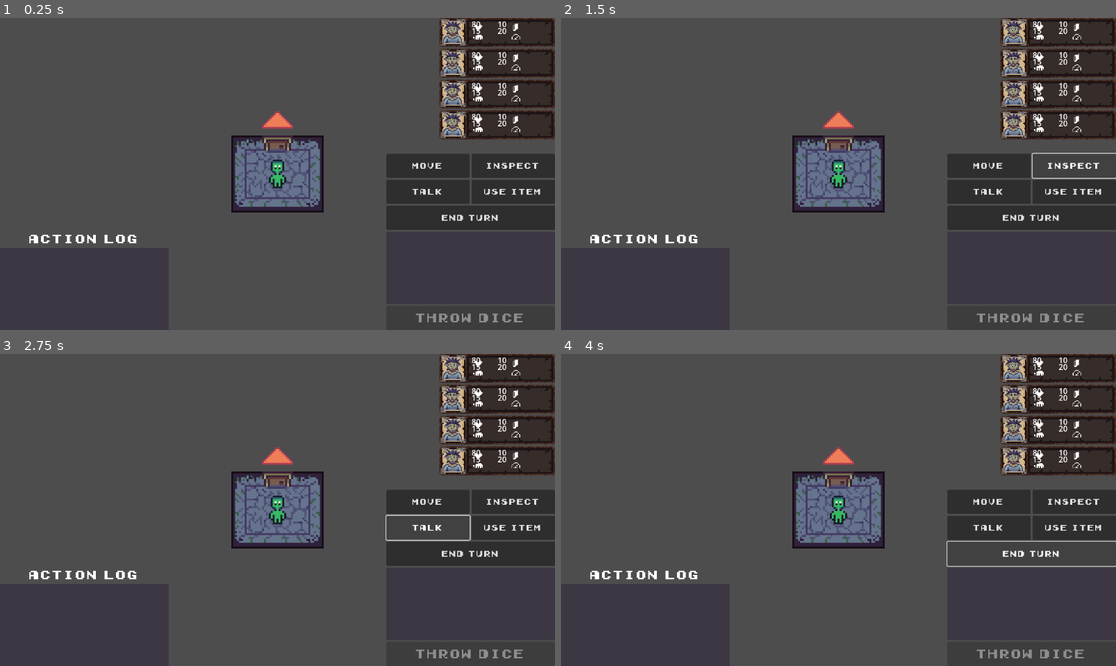
Above: before the commit, frames 1-4 (two rows, left to right).
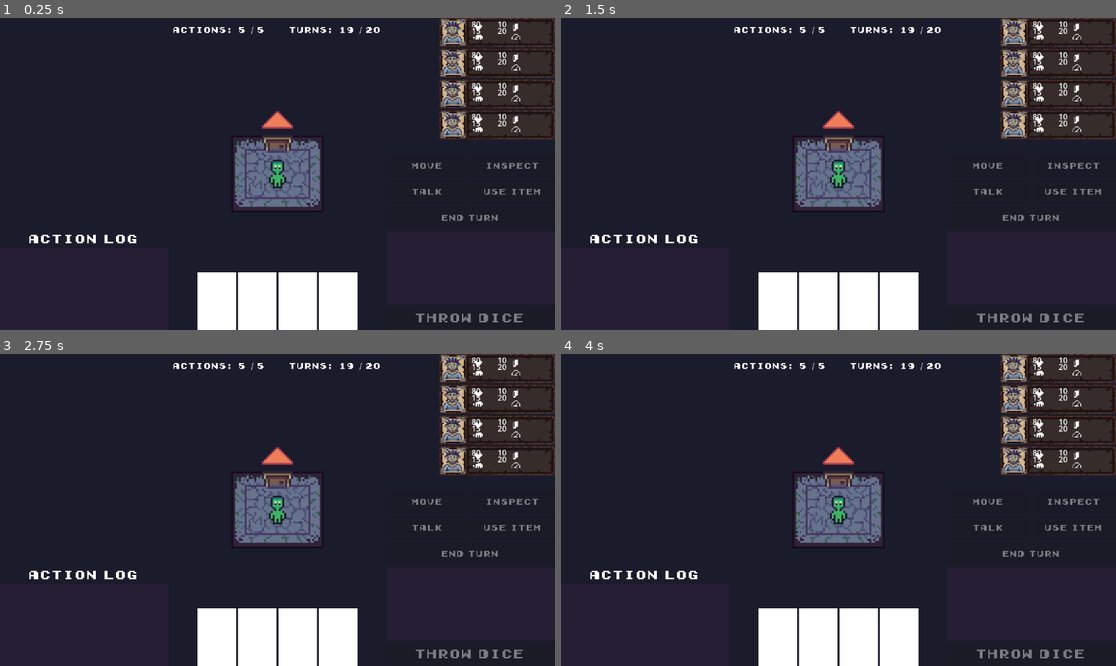
Above: after the commit, the same moments.

Repository: MaPiyoju/TrustNoOne
Game: Godot game, scene res://scenes/level_1.tscn
The game is run twice, just before and just after one commit, with the same random seed, the same clock (stepped at 60 frames per second) and the same inputs. The project has no main scene, so this scene is started directly.
Inputs (mouse positions are in pixels of both pictures, inside the frame that each line leads up to):
- Up to frame 1 (0.25 s): no input
- Up to frame 2 (1.5 s): click (988, 164) at 0.5 s, where only the run before the commit has a clickable "Move"; click (1071, 164) at 1.25 s, where only the run before the commit has a clickable "Inspect"
- Up to frame 3 (2.75 s): click (427, 528) at 2 s, where only the run before the commit has a clickable "Talk"
- Up to frame 4 (4 s): click (1071, 528) at 2.75 s, where only the run before the commit has a clickable "Use item"; click (1032, 553) at 3.5 s, where only the run before the commit has a clickable "End turn"

The runs differ from the first frame. In frame 1, 66% of the frame differs, in the area x 0-100%, y 0-100%; in frame 2, 67%; in frame 3, 67%; in frame 4, 68%.

Commit message:
Update level 1 mechanics

Diff:
--- a/trustnoone/project.godot
+++ b/trustnoone/project.godot
@@ -14,8 +14,13 @@
 config/features=PackedStringArray("4.4", "Forward Plus")
 config/icon="res://icon.svg"
 
+[autoload]
+
+GlobalContext="*res://scripts/global_context.gd"
+
 [rendering]
 
 textures/canvas_textures/default_texture_filter=0
 textures/decals/filter=0
 textures/light_projectors/filter=0
+environment/defaults/default_clear_color=Color(0.101961, 0.109804, 0.172549, 1)
--- a/trustnoone/resources/item.gd
+++ b/trustnoone/resources/item.gd
@@ -6,3 +6,6 @@
 @export var description	: String
 @export var effect: String
 @export var effect_value: String
+@export var dice_condition: int
+@export var min_knowledge: int
+@export var threshold: float
--- /dev/null
+++ b/trustnoone/resources/items/dagger.tres
@@ -0,0 +1,15 @@
+[gd_resource type="Resource" script_class="ItemRes" load_steps=2 format=3 uid="uid://cr33dopc5vto"]
+
+[ext_resource type="Script" uid="uid://beejdb5dcjh44" path="res://resources/item.gd" id="1_mkiuy"]
+
+[resource]
+script = ExtResource("1_mkiuy")
+name = "dagger"
+item_pic = ""
+description = "Apuñala a tus amigos"
+effect = "0"
+effect_value = "2"
+dice_condition = 0
+min_knowledge = 3
+threshold = 0.5
+metadata/_custom_type_script = "uid://beejdb5dcjh44"
--- a/trustnoone/resources/room.gd
+++ b/trustnoone/resources/room.gd
@@ -8,3 +8,4 @@
 @export var connections: Array[int]
 @export var room_type: RoomType.RoomEnum
 @export var room_threshold: float
+@export var item: ItemRes
--- a/trustnoone/scenes/action_canvas_ctrl.tscn
+++ b/trustnoone/scenes/action_canvas_ctrl.tscn
@@ -1,10 +1,22 @@
-[gd_scene load_steps=2 format=3 uid="uid://b4m54ua8ishvm"]
+[gd_scene load_steps=8 format=3 uid="uid://b4m54ua8ishvm"]
 
+[ext_resource type="Script" uid="uid://cukuh36kkweo3" path="res://scripts/level_controller/action_controller.gd" id="1_omlyc"]
 [ext_resource type="FontFile" uid="uid://cnbhdxi81hf6w" path="res://ui/Early GameBoy.ttf" id="1_sp2st"]
+
+[sub_resource type="StyleBoxEmpty" id="StyleBoxEmpty_673sj"]
+
+[sub_resource type="StyleBoxEmpty" id="StyleBoxEmpty_e77a7"]
+
+[sub_resource type="StyleBoxEmpty" id="StyleBoxEmpty_omlyc"]
+
+[sub_resource type="StyleBoxEmpty" id="StyleBoxEmpty_8lv1d"]
+
+[sub_resource type="StyleBoxEmpty" id="StyleBoxEmpty_abd8a"]
 
 [node name="ActionCanvas" type="CanvasLayer"]
 offset = Vector2(0, 60)
 transform = Transform2D(1, 0, 0, 1, 0, 60)
+script = ExtResource("1_omlyc")
 
 [node name="MarginContainer" type="MarginContainer" parent="."]
 custom_minimum_size = Vector2(350, 204)
@@ -31,28 +43,39 @@
 custom_minimum_size = Vector2(173, 50)
 layout_mode = 2
 theme_override_fonts/font = ExtResource("1_sp2st")
+theme_override_styles/focus = SubResource("StyleBoxEmpty_673sj")
 text = "Move"
 
 [node name="btnInspect" type="Button" parent="MarginContainer/VBoxContainer/GridContainer"]
 custom_minimum_size = Vector2(173, 50)
 layout_mode = 2
 theme_override_fonts/font = ExtResource("1_sp2st")
+theme_override_styles/focus = SubResource("StyleBoxEmpty_e77a7")
 text = "Inspect"
 
 [node name="btnTalk" type="Button" parent="MarginContainer/VBoxContainer/GridContainer"]
 custom_minimum_size = Vector2(150, 50)
 layout_mode = 2
 theme_override_fonts/font = ExtResource("1_sp2st")
+theme_override_styles/focus = SubResource("StyleBoxEmpty_omlyc")
 text = "Talk	"
 
 [node name="btnUseItem" type="Button" parent="MarginContainer/VBoxContainer/GridContainer"]
 custom_minimum_size = Vector2(150, 50)
 layout_mode = 2
 theme_override_fonts/font = ExtResource("1_sp2st")
+theme_override_styles/focus = SubResource("StyleBoxEmpty_8lv1d")
 text = "Use item"
 
 [node name="btnEnd" type="Button" parent="MarginContainer/VBoxContainer"]
 custom_minimum_size = Vector2(150, 50)
 layout_mode = 2
 theme_override_fonts/font = ExtResource("1_sp2st")
+theme_override_styles/focus = SubResource("StyleBoxEmpty_abd8a")
 text = "End turn"
+
+[connection signal="pressed" from="MarginContainer/VBoxContainer/GridContainer/btnMove" to="." method="_on_btn_move_pressed"]
+[connection signal="pressed" from="MarginContainer/VBoxContainer/GridContainer/btnInspect" to="." method="_on_btn_inspect_pressed"]
+[connection signal="pressed" from="MarginContainer/VBoxContainer/GridContainer/btnTalk" to="." method="_on_btn_talk_pressed"]
+[connection signal="pressed" from="MarginContainer/VBoxContainer/GridContainer/btnUseItem" to="." method="_on_btn_use_item_pressed"]
+[connection signal="pressed" from="MarginContainer/VBoxContainer/btnEnd" to="." method="_on_btn_end_pressed"]
--- /dev/null
+++ b/trustnoone/scenes/game_info_ctrl.tscn
@@ -0,0 +1,31 @@
+[gd_scene load_steps=3 format=3 uid="uid://b7tlixb161wf5"]
+
+[ext_resource type="Script" uid="uid://c7vainst7xr7v" path="res://scripts/level_controller/game_info_controller.gd" id="1_kcypt"]
+[ext_resource type="FontFile" uid="uid://cnbhdxi81hf6w" path="res://ui/Early GameBoy.ttf" id="1_rtlr5"]
+
+[node name="GameInfo" type="CanvasLayer"]
+script = ExtResource("1_kcypt")
+
+[node name="MarginContainer" type="MarginContainer" parent="."]
+custom_minimum_size = Vector2(350, 50)
+anchors_preset = 5
+anchor_left = 0.5
+anchor_right = 0.5
+offset_left = -175.0
+offset_right = 175.0
+offset_bottom = 50.0
+grow_horizontal = 2
+
+[node name="HBoxContainer" type="HBoxContainer" parent="MarginContainer"]
+layout_mode = 2
+theme_override_constants/separation = 50
+
+[node name="actions" type="Label" parent="MarginContainer/HBoxContainer"]
+layout_mode = 2
+theme_override_fonts/font = ExtResource("1_rtlr5")
+text = "ACTIONS: 1/ 5"
+
+[node name="turns" type="Label" parent="MarginContainer/HBoxContainer"]
+layout_mode = 2
+theme_override_fonts/font = ExtResource("1_rtlr5")
+text = "Turns: 1/ 20"
--- /dev/null
+++ b/trustnoone/scenes/item_ctrl.tscn
@@ -0,0 +1,38 @@
+[gd_scene load_steps=2 format=3 uid="uid://10s4dnkmurqr"]
+
+[ext_resource type="Script" uid="uid://b6igd7jfgh6re" path="res://scripts/level_controller/items_controller.gd" id="1_6wybu"]
+
+[node name="ItemCanvas" type="CanvasLayer"]
+script = ExtResource("1_6wybu")
+
+[node name="MarginContainer" type="MarginContainer" parent="."]
+custom_minimum_size = Vector2(330, 120)
+anchors_preset = 7
+anchor_left = 0.5
+anchor_top = 1.0
+anchor_right = 0.5
+anchor_bottom = 1.0
+offset_left = -165.0
+offset_top = -100.0
+offset_right = 165.0
+grow_horizontal = 2
+grow_vertical = 0
+
+[node name="HBoxContainer" type="HBoxContainer" parent="MarginContainer"]
+layout_mode = 2
+
+[node name="ColorRect" type="ColorRect" parent="MarginContainer/HBoxContainer"]
+custom_minimum_size = Vector2(80, 0)
+layout_mode = 2
+
+[node name="ColorRect2" type="ColorRect" parent="MarginContainer/HBoxContainer"]
+custom_minimum_size = Vector2(80, 0)
+layout_mode = 2
+
+[node name="ColorRect3" type="ColorRect" parent="MarginContainer/HBoxContainer"]
+custom_minimum_size = Vector2(80, 0)
+layout_mode = 2
+
+[node name="ColorRect4" type="ColorRect" parent="MarginContainer/HBoxContainer"]
+custom_minimum_size = Vector2(80, 0)
+layout_mode = 2
--- a/trustnoone/scenes/level_1.tscn
+++ b/trustnoone/scenes/level_1.tscn
@@ -17,20 +17,26 @@
 [ext_resource type="Resource" uid="uid://dmlnw3u157t7c" path="res://resources/tiles/room_8.tres" id="11_s7g0b"]
 [ext_resource type="Resource" uid="uid://cll8prbfd3wvy" path="res://resources/tiles/room_9.tres" id="12_mmfjm"]
 [ext_resource type="Resource" uid="uid://d1gfcq66t8gwk" path="res://resources/tiles/room_10.tres" id="13_k8ld0"]
+[ext_resource type="Script" uid="uid://beejdb5dcjh44" path="res://resources/item.gd" id="17_k8ld0"]
 [ext_resource type="Script" uid="uid://bnix6barmivun" path="res://resources/event.gd" id="17_so66j"]
 [ext_resource type="PackedScene" uid="uid://noo5ex5gwiwj" path="res://scenes/room.tscn" id="17_x2xxo"]
+[ext_resource type="Resource" uid="uid://cr33dopc5vto" path="res://resources/items/dagger.tres" id="18_mbb35"]
 [ext_resource type="Resource" uid="uid://c30srrtom8l40" path="res://resources/events/event_0.tres" id="18_tr1x6"]
 [ext_resource type="PackedScene" uid="uid://8vlrf8p21aeu" path="res://scenes/dice.tscn" id="19_tr1x6"]
 [ext_resource type="PackedScene" uid="uid://xi5dvi5ehx1g" path="res://scenes/select_arrow.tscn" id="20_isj1j"]
 [ext_resource type="PackedScene" uid="uid://cc7g7loep3swn" path="res://scenes/log_ctrl.tscn" id="23_d5akn"]
 [ext_resource type="PackedScene" uid="uid://b4m54ua8ishvm" path="res://scenes/action_canvas_ctrl.tscn" id="24_x2fux"]
+[ext_resource type="PackedScene" uid="uid://b7tlixb161wf5" path="res://scenes/game_info_ctrl.tscn" id="25_mbb35"]
 [ext_resource type="PackedScene" uid="uid://d68stuhhxmo7" path="res://scenes/complete_sheets.tscn" id="25_s7g0b"]
+[ext_resource type="PackedScene" uid="uid://10s4dnkmurqr" path="res://scenes/item_ctrl.tscn" id="29_mbb35"]
 
 [node name="Level1" type="Node2D"]
 script = ExtResource("1_5xbjy")
 base_tiles = Array[ExtResource("2_1s4pk")]([ExtResource("3_x2xxo"), ExtResource("4_2cbcq"), ExtResource("5_isj1j"), Ext …(193 unchanged characters)…
 characters = Array[ExtResource("2_4nkto")]([ExtResource("3_fcfvj"), ExtResource("4_4nkto")])
+items = Array[ExtResource("17_k8ld0")]([ExtResource("18_mbb35")])
 events = Array[ExtResource("17_so66j")]([ExtResource("18_tr1x6")])
+player_test = ExtResource("4_4nkto")
 
 [node name="Rooms" type="Node" parent="."]
 
@@ -66,8 +72,12 @@
 [node name="Camera2D" type="Camera2D" parent="Character"]
 zoom = Vector2(4, 4)
 
+[node name="GameInfo" parent="Character" instance=ExtResource("25_mbb35")]
+
 [node name="LogCanvas" parent="Character" instance=ExtResource("23_d5akn")]
 
 [node name="ActionCanvas" parent="Character" instance=ExtResource("24_x2fux")]
 
-[node name="CanvasLayer" parent="Character" instance=ExtResource("25_s7g0b")]
+[node name="CharacterSheets" parent="Character" instance=ExtResource("25_s7g0b")]
+
+[node name="ItemCanvas" parent="Character" instance=ExtResource("29_mbb35")]
--- a/trustnoone/scenes/log_ctrl.tscn
+++ b/trustnoone/scenes/log_ctrl.tscn
@@ -38,3 +38,4 @@
 theme_override_font_sizes/normal_font_size = 14
 theme_override_styles/normal = SubResource("StyleBoxFlat_x2fux")
 bbcode_enabled = true
+scroll_following = true
--- /dev/null
+++ b/trustnoone/scripts/global_context.gd
@@ -0,0 +1,5 @@
+extends Node
+
+var max_turns := 20
+var current_turn := 20
+var player: CharacterRes
--- /dev/null
+++ b/trustnoone/scripts/level_controller/action_controller.gd
@@ -0,0 +1,43 @@
+extends CanvasLayer
+class_name ActionController
+
+signal btn_move_signal
+signal btn_inspect_signal
+signal btn_talk_signal
+signal btn_use_item_signal
+signal btn_end_signal
+
+@onready var btn_move: Button = $MarginContainer/VBoxContainer/GridContainer/btnMove
+@onready var btn_inspect: Button = $MarginContainer/VBoxContainer/GridContainer/btnInspect
+@onready var btn_talk: Button = $MarginContainer/VBoxContainer/GridContainer/btnTalk
+@onready var btn_use_item: Button = $MarginContainer/VBoxContainer/GridContainer/btnUseItem
+@onready var btn_end: Button = $MarginContainer/VBoxContainer/btnEnd
+
+func _ready() -> void:
+	btn_move.disabled = true
+	btn_inspect.disabled = true
+	btn_talk.disabled = true
+	btn_use_item.disabled = true
+	btn_end.disabled = true
+
+func enable_btns():
+	btn_move.disabled = false
+	btn_inspect.disabled = false
+	#btn_talk	.disabled = false
+	#btn_use_item.disabled = false
+	btn_end.disabled = false
+
+func _on_btn_move_pressed() -> void:
+	btn_move_signal.emit()
+
+func _on_btn_inspect_pressed() -> void:
+	btn_inspect_signal.emit()
+
+func _on_btn_talk_pressed() -> void:
+	btn_talk_signal.emit()
+
+func _on_btn_use_item_pressed() -> void:
+	btn_use_item_signal.emit()
+
+func _on_btn_end_pressed() -> void:
+	btn_end_signal.emit()
--- /dev/null
+++ b/trustnoone/scripts/level_controller/game_info_controller.gd
@@ -0,0 +1,12 @@
+extends CanvasLayer
+class_name GameInfoController
+
+@onready var actions: Label = $MarginContainer/HBoxContainer/actions
+@onready var turns: Label = $MarginContainer/HBoxContainer/turns
+
+func update_actions(max:int, current:int):
+	actions.text = "ACTIONS: " + str(current) + " / " + str(max)
+
+func update_turns():
+	GlobalContext.current_turn-=1
+	turns.text = "TURNS: " + str(GlobalContext.current_turn) + " / " + str(GlobalContext.max_turns)
--- /dev/null
+++ b/trustnoone/scripts/level_controller/items_controller.gd
@@ -0,0 +1,11 @@
+extends CanvasLayer
+class_name ItemController
+
+# Called when the node enters the scene tree for the first time.
+func _ready() -> void:
+	pass # Replace with function body.
+
+
+# Called every frame. 'delta' is the elapsed time since the previous frame.
+func _process(delta: float) -> void:
+	pass
--- a/trustnoone/scripts/level_controller/level_controller.gd
+++ b/trustnoone/scripts/level_controller/level_controller.gd
@@ -16,7 +16,8 @@
 
 @onready var dice: DiceController = $Character/Dice
 @onready var log_canvas: LogController = $Character/LogCanvas
-
+@onready var action_canvas: ActionController = $Character/ActionCanvas
+@onready var game_info: GameInfoController = $Character/GameInfo
 
 @onready var rooms_node: Node = $Rooms
 var room_prefab: PackedScene
@@ -24,6 +25,8 @@
 var rooms: Dictionary = {}
 var currentRoom: Vector2i
 var baseRoomDistance := Vector2(48,40)
+
+@export var player_test: CharacterRes
 
 func _ready() -> void:
 	room_prefab = preload("res://scenes/room.tscn")
@@ -42,6 +45,16 @@
 	left_arrow.direction_changed.connect(explore_room)
 
 	dice.dice_ended.connect(validate_event)
+
+	action_canvas.btn_move_signal.connect(move_action)
+	action_canvas.btn_inspect_signal.connect(inspect_action)
+	action_canvas.btn_talk_signal.connect(talk_action)
+	action_canvas.btn_use_item_signal.connect(use_item_action)
+	action_canvas.btn_end_signal.connect(end_action)
+
+	GlobalContext.player = player_test
+	game_info.update_actions(GlobalContext.player.speed, GlobalContext.player.speed)
+	game_info.update_turns()
 
 func _process(delta: float) -> void:
 	pass
@@ -79,15 +92,18 @@
 	move_room.emit(new_coordinates)
 
 	if(!isTrigger):
-		await get_tree().create_timer(1.0).timeout
-		check_arrows((rooms[new_coordinates] as RoomRes).connection_type)
+		action_canvas.enable_btns()
 
 func set_room(room_coord: Vector2i):
 	var room_type = randi_range(0, 3)
-	var room_threshold = randf_range(0, 1)
+	var item_threshold = randf_range(0, 1)
 	(rooms[room_coord] as RoomRes).coordinates = room_coord
 	(rooms[room_coord] as RoomRes).room_type = room_type as RoomType.RoomEnum
-	(rooms[room_coord] as RoomRes).room_threshold = room_threshold
+	(rooms[room_coord] as RoomRes).room_threshold = item_threshold
+
+	var item_rnd = randi_range(0, items.size()-1)
+	if(item_threshold > items[item_rnd].threshold):
+		(rooms[room_coord] as RoomRes).item = items[item_rnd]
 
 func check_arrows(room_type: int, disable_all: bool = false):
 	up_arrow.enable(false)
@@ -142,6 +158,24 @@
 	enable_next_turn()
 
 func enable_next_turn():
-	await get_tree().create_timer(1.0).timeout
+	dice.hide_dice()
+	action_canvas.enable_btns()
+	#await get_tree().create_timer(1.0).timeout
+
+func move_action():
 	check_arrows((rooms[currentRoom] as RoomRes).connection_type)
-	dice.hide_dice()
+
+func inspect_action():
+	if((rooms[currentRoom] as RoomRes).item == null):
+		log_canvas.add_log("There's nothing in this room")
+	else:
+		log_canvas.add_log("You've found: [color=#FFCD75]"+(rooms[currentRoom] as RoomRes).item.name+"[/color]")
+
+func talk_action():
+	pass
+
+func use_item_action():
+	pass
+
+func end_action():
+	pass
Not shown: 1 places in trustnoone/scenes/level_1.tscn that only renumber resources
Not shown, added: trustnoone/scripts/global_context.gd.uid
Not shown, added: trustnoone/scripts/level_controller/action_controller.gd.uid
Not shown, added: trustnoone/scripts/level_controller/game_info_controller.gd.uid
Not shown, added: trustnoone/scripts/level_controller/items_controller.gd.uid
